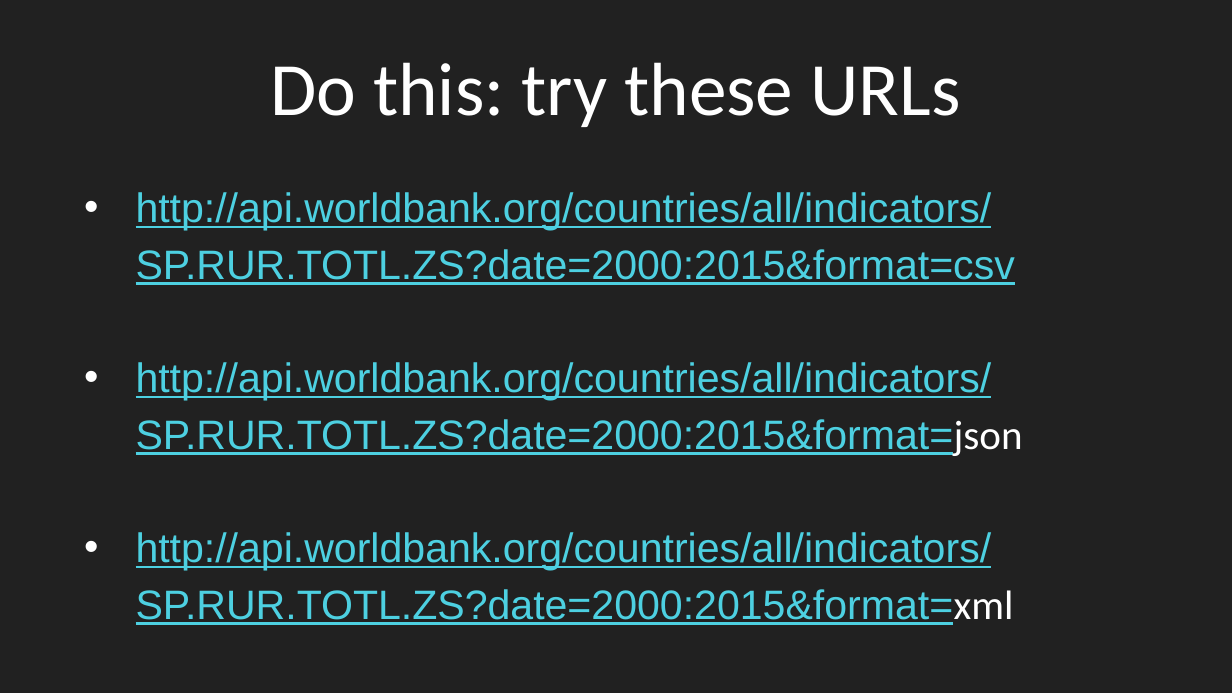
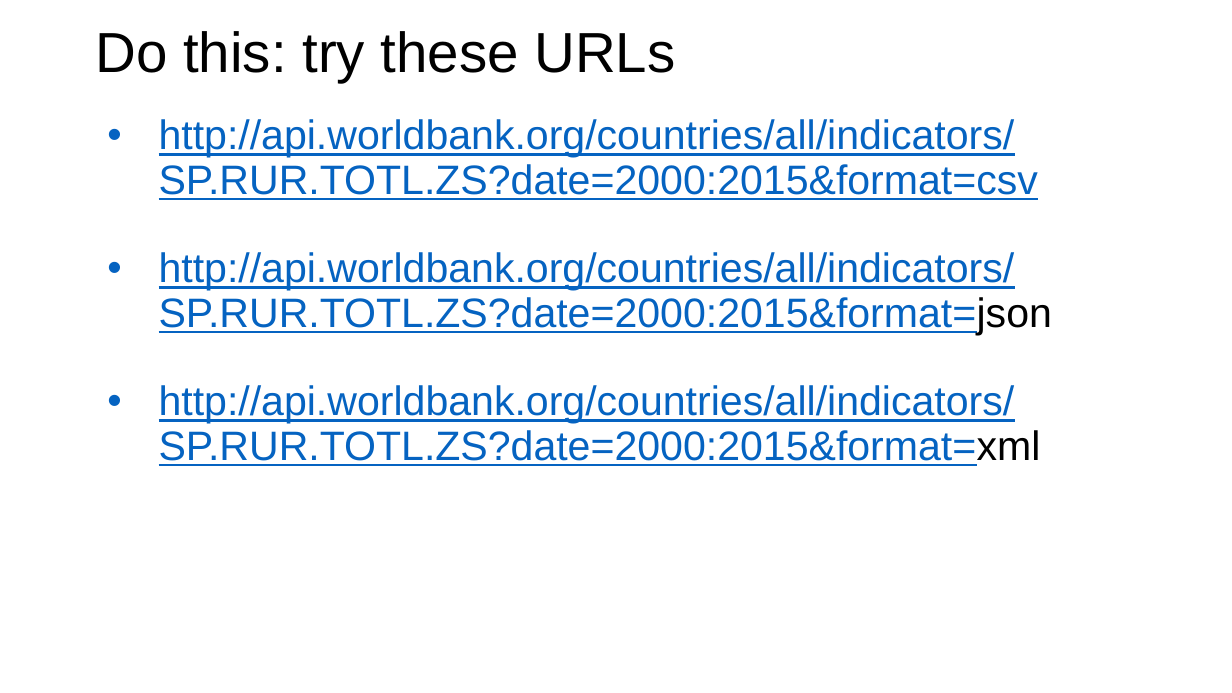
Before and after one commit to bodacea/datascienceforbeginners, a slide deck: slide 18 of Session 03 Acquiring data.pptx. Drawn at 1232x693 pixels with LibreOffice and Linux fonts; fonts in the diff are those of the drawing. Boxes give left, top, right and bottom in pixels: in the first picture for what was removed or moved away, otherwise in the second. Text is boxed around its words. In the diff, an @@ line names an element or a change of style, - is before the commit and + after.

Commit message:
Tidied up some slide styles

```diff
--- a/Session 03 Acquiring data.pptx
+++ b/Session 03 Acquiring data.pptx
@@ background #212121 to #FFFFFF @@
@@ title "Do this: try these URLs": place and size @@
-title "Do this: try these URLs" at [270,62,960,127]
+title "Do this: try these URLs" at [96,31,675,82]
@@ title "Do this: try these URLs" at [96,31,675,82]: size 44 to 33 pt, font Calibri to Arial, text colour #FFFFFF to #000000; alignment centre to left; line spacing 1 to 0.9 @@
@@ text "http://api.worldbank.org/countries/all/indicators/SP.RUR.TOT ...": place and size @@
-text "http://api.worldbank.org/countries/all/indicators/SP.RUR.TOT ..." at [136,192,1023,625]
+text "http://api.worldbank.org/countries/all/indicators/SP.RUR.TOT ..." at [159,119,1052,466]
@@ text "http://api.worldbank.org/countries/all/indicators/SP.RUR.TOT ..." at [159,119,1052,466]: text colour #4DD0E1 to #0563C1; font Calibri to Arial, text colour #FFFFFF to #000000 in "http://api.worldbank.org/countries/all/indicators/SP.RUR.TOT ...", "http://api.worldbank.org/countries/all/indicators/SP.RUR.TOT ..."; line spacing 1.15 to 0.9 @@
```
Also in this commit, not shown: 38 other slides changed, 12 other files.
